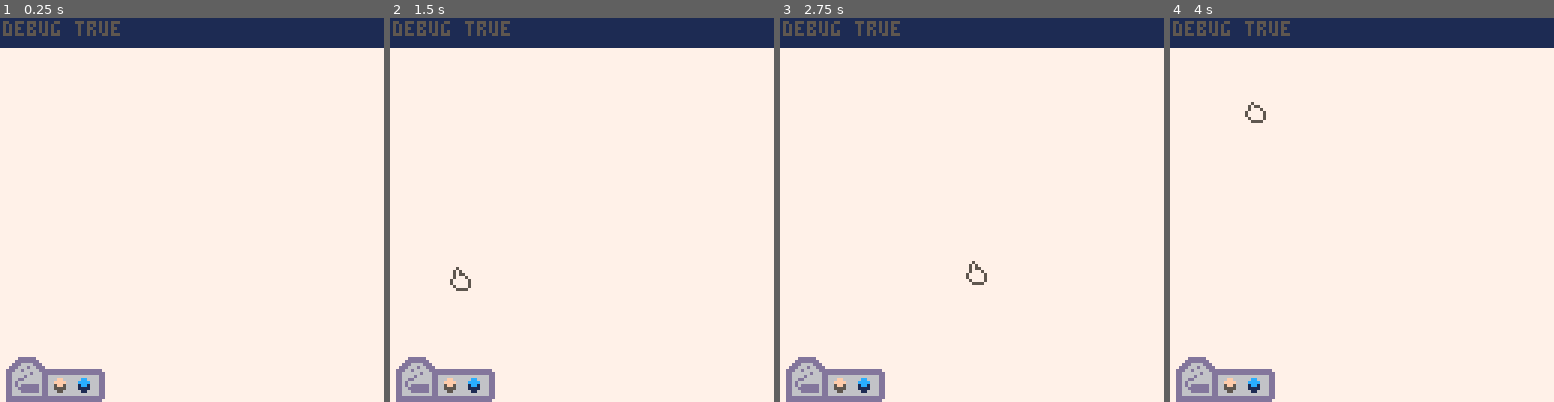
Above: before the commit, frames 1-4 (left to right).
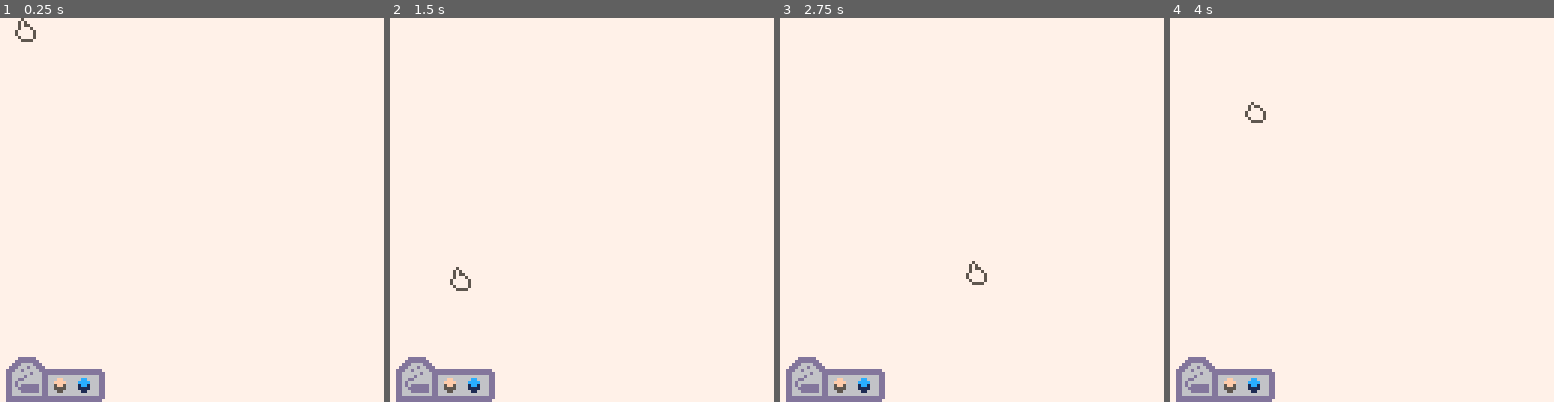
Above: after the commit, the same moments.

Repository: Yakka/eden
Game: PICO-8 cartridge horde.p8
Two runs of this game, one before a commit and one after it. Both use one fixed random seed, a clock stepped at 60 frames per second and the inputs below.
Inputs (mouse positions are in pixels of both pictures, inside the frame that each line leads up to):
- Up to frame 1 (0.25 s): no input
- Up to frame 2 (1.5 s): click (670, 121) at 0.67 s; click (436, 267) at 1.22 s
- Up to frame 3 (2.75 s): click (887, 114) at 1.77 s; click (952, 259) at 2.32 s
- Up to frame 4 (4 s): click (1404, 106) at 2.87 s; click (1465, 256) at 3.42 s; click (1231, 102) at 3.97 s

The runs differ from the first frame. In frame 1, 7.8% of the frame differs, in the area x 0-100%, y 0-8%; in frame 2, 7.8%; in frame 3, 7.8%; in frame 4, 7.8%.

Commit message:
Fixed the tag bug and added indirect grass.

Diff:
--- a/horde.p8
+++ b/horde.p8
@@ -5,7 +5,7 @@
 --bug: passer en tool 3 puis sortir écran rend certaines cases inategnables avec les tools snappés
 --bug: la console merde à afficher plus de deux lignes s'il y a un trou entre deux lignes
 --ascii: http://www.patorjk.com/software/taag/#p=display&h=0&v=0&f=doh&t=grid (font doh)
-
+--todo: refaire une passe sur le nommage
 
 --grid coordinates
 grid = {}
@@ -21,8 +21,9 @@
 mouse_pressed = 48
 mouse_finger = {}
 shift_target_y = -5 --light shift to make the snap more natural
---blocks atlas
+--blocks data
 blocks_atlas = {6, 4}
+blocks_tags = {{"sand"}, {"water"}}
 --tools
 tools_atlas = {0, 16} --1 is to add, 2 is to delete, 0 is nothing
 selected_tool = 0
@@ -46,34 +47,92 @@
 {id_self = 1, --grass id
  id_target = 1, --id of the block where grass grows
  id_neighbours = 2, --id of neighbour blocks
- subtype_neighbours = 0, --id of neighbour's subtype (0 if not required)
+ rule_tags = {"weak", "grass", "direct", "green"}, --tags of this asset
+ required_tags = {"water"}, --tags of its neighbours
  amount_neighbours = 1, --amount of neighbours requiered for grass
  time_to_grow = 1.0,--time in seconds to transform
- priority = 1, --doesn't apply if the current rule has a higher priority
+ priority = 2, --doesn't apply if the current rule has a higher priority
  atlas = 80}--sprite index
+
 big_grass_rule =
 {id_self = 2,
  id_target = 1,
  id_neighbours = 2,
- subtype_neighbours = 0,
+ rule_tags = {"strong", "grass", "direct", "green"},
+ required_tags = {"water"},
  amount_neighbours = 2,
  time_to_grow = 1.0,
- priority = 2,
+ priority = 3,
  atlas = 64}
+
 forest_rule =
 {id_self = 3,
  id_target = 1,
  id_neighbours = 1,
- subtype_neighbours = 2,
+ rule_tags = {"forest", "direct", "green"},
+ required_tags = {"strong", "grass"},
  amount_neighbours = 2,
  time_to_grow = 1.0,
- priority = 3,
+ priority = 4,
  atlas = 96}
-wild_rules = {forest_rule, big_grass_rule, small_grass_rule}
+
+indirect_grass_rule =
+{id_self = 4,
+ id_target = 1,
+ id_neighbours = 1,
+ rule_tags = {"weak", "grass", "green"},
+ required_tags = {"green", "direct"},
+ amount_neighbours = 1,
+ time_to_grow = 2.0,
+ priority = 1,
+ atlas = 80}
+
+wild_rules = {forest_rule, big_grass_rule, small_grass_rule, indirect_grass_rule}
 --debug
-debug = true --if true, we print the console
+debug = false --if true, we print the console
 console_rect = {x1 = 0, y1 = 0, x2 = 128, y2 = 9}
 console = {"debug true"}
+
+--            dddddddd
+--            d::::::d                           tttt
+--            d::::::d                        ttt:::t
+--            d::::::d                        t:::::t
+--            d:::::d                         t:::::t
+--    ddddddddd:::::d   aaaaaaaaaaaaa   ttttttt:::::ttttttt      aaaaaaaaaaaaa
+--  dd::::::::::::::d   a::::::::::::a  t:::::::::::::::::t      a::::::::::::a
+-- d::::::::::::::::d   aaaaaaaaa:::::a t:::::::::::::::::t      aaaaaaaaa:::::a
+--d:::::::ddddd:::::d            a::::a tttttt:::::::tttttt               a::::a
+--d::::::d    d:::::d     aaaaaaa:::::a       t:::::t              aaaaaaa:::::a
+--d:::::d     d:::::d   aa::::::::::::a       t:::::t            aa::::::::::::a
+--d:::::d     d:::::d  a::::aaaa::::::a       t:::::t           a::::aaaa::::::a
+--d:::::d     d:::::d a::::a    a:::::a       t:::::t    tttttta::::a    a:::::a
+--d::::::ddddd::::::dda::::a    a:::::a       t::::::tttt:::::ta::::a    a:::::a
+-- d:::::::::::::::::da:::::aaaa::::::a       tt::::::::::::::ta:::::aaaa::::::a
+--  d:::::::::ddd::::d a::::::::::aa:::a        tt:::::::::::tt a::::::::::aa:::a
+--   ddddddddd   ddddd  aaaaaaaaaa  aaaa          ttttttttttt    aaaaaaaaaa  aaaa
+
+--create a vector
+function _new_vector(x, y)
+ vector = {
+  x = x,
+  y = y
+ }
+ return vector
+end
+-------------------------------------------------------------------------------
+--create a block
+function _new_block(x, y, id)
+ return {
+  x = x,
+  y = y,
+  id = id, --type of block
+  current_subtype = 0,
+  next_subtype = 0,
+  transformation_time = 0.0,
+  subtype_priority = 0,
+  tags = blocks_tags[id]
+ }
+end
 
 
 --  iiii                      iiii           tttt
@@ -140,7 +199,6 @@
 
 function _update()
  local delta_time = time() - last_time
- console[4] = delta_time
  -- updates the blocks
  _transform_blocks(delta_time)
  --update the mouse position
@@ -422,72 +480,6 @@
  return buffer_blocks
 end
 
--------------------------------------------------------------------------------
---test is an amount of neighbours fits with an id and current_subtype condition
-function _pick_neighbours(x, y, amount, id, current_subtype)
- local found = false
- local total = 0 --amount of neighbours found
- for i = 1, #built_blocks do
-  if built_blocks[i].id == id and (current_subtype == 0 or current_subtype == built_blocks[i].current_subtype) then
-   if (built_blocks[i].x == x + grid_size_x / 2 and built_blocks[i].y == y + grid_size_y) then --right neighbour
-    found = true
-   end
-   if (built_blocks[i].x == x - grid_size_x / 2 and built_blocks[i].y == y + grid_size_y) then --left neighbour
-    found = true
-   end
-   if (built_blocks[i].x == x + (grid_size_x / 2) and built_blocks[i].y == y - grid_size_y) then --above neighbour
-    found = true
-   end
-   if (built_blocks[i].x == x - (grid_size_x / 2) and built_blocks[i].y == y - grid_size_y) then--below neighbour
-    found = true
-   end
-   if found then
-    found = false
-    total += 1
-   end
-  end
- end
- return total >= amount
-end
-
--------------------------------------------------------------------------------
---transform all blocks to their next subtype
-function _transform_blocks(delta_time)
- for i = 1, #built_blocks do
-  if built_blocks[i].current_subtype != built_blocks[i].next_subtype then
-   if built_blocks[i].transformation_time <= 0.0 then
-    --console[3] = "transformation of "..i.." from"..built_blocks[i].current_subtype.." to "..built_blocks[i].next_subtype
-    built_blocks[i].current_subtype = built_blocks[i].next_subtype
-   else
-    built_blocks[i].transformation_time -= delta_time
-    --console[2] = "remaining time: "..built_blocks[i].transformation_time.." delta: "..delta_time
-   end
-  end
- end
-end
--------------------------------------------------------------------------------
---create a vector
-function _new_vector(x, y)
- vector = {
-  x = x,
-  y = y
- }
- return vector
-end
--------------------------------------------------------------------------------
---create a block
-function _new_block(x, y, id)
- return {
-  x = x,
-  y = y,
-  id = id, --type of block
-  current_subtype = 0,
-  next_subtype = 0,
-  transformation_time = 0.0,
-  subtype_priority = 0
- }
-end
-
 --   ggggggggg   ggggg aaaaaaaaaaaaa      mmmmmmm    mmmmmmm       eeeeeeeeeeee
 --  g:::::::::ggg::::g a::::::::::::a   mm:::::::m  m:::::::mm   ee::::::::::::ee
 -- g:::::::::::::::::g aaaaaaaaa:::::a m::::::::::mm::::::::::m e::::::eeeee:::::ee
@@ -508,22 +500,83 @@
 --    ggg::::::ggg
 --       gggggg
 
+--test if an amount of neighbours fits with an id and tags condition
+function _pick_neighbours(x, y, amount, id, rule_tags)
+ local found = false
+ local total = 0 --amount of neighbours found
+ for i = 1, #built_blocks do
+  if built_blocks[i].id == id and _test_neighbour_tags(rule_tags, built_blocks[i].tags) then
+   if (built_blocks[i].x == x + grid_size_x / 2 and built_blocks[i].y == y + grid_size_y) then --right neighbour
+    found = true
+   end
+   if (built_blocks[i].x == x - grid_size_x / 2 and built_blocks[i].y == y + grid_size_y) then --left neighbour
+    found = true
+   end
+   if (built_blocks[i].x == x + (grid_size_x / 2) and built_blocks[i].y == y - grid_size_y) then --above neighbour
+    found = true
+   end
+   if (built_blocks[i].x == x - (grid_size_x / 2) and built_blocks[i].y == y - grid_size_y) then--below neighbour
+    found = true
+   end
+   if found then
+    found = false
+    total += 1
+   end
+  end
+ end
+ return total >= amount
+end
+-------------------------------------------------------------------------------
+--tests that a neighbour contains all the tags from a block
+function _test_neighbour_tags(block_tags, neighbour_tags)
+ match = true --we return this value at the end
+ for i = 1, #block_tags do --we try to find the block's tags one per one
+  tag_found = false
+  for y = 1, #neighbour_tags do
+   if block_tags[i] == neighbour_tags[y] then
+    tag_found = true
+   else
+   --nothing
+   end
+  end
+  if tag_found == false then
+   match = false --if the neighbour doesn't contain at least one tag from the block, it's a fail
+  end
+ end
+ return match
+end
+-------------------------------------------------------------------------------
+--transform all blocks to their next subtype
+function _transform_blocks(delta_time)
+ for i = 1, #built_blocks do
+  if built_blocks[i].current_subtype != built_blocks[i].next_subtype then
+   if built_blocks[i].transformation_time <= 0.0 then
+    built_blocks[i].current_subtype = built_blocks[i].next_subtype
+   else
+    built_blocks[i].transformation_time -= delta_time
+   end
+  end
+ end
+end
+-------------------------------------------------------------------------------
 -- apply the rules for all blocks
 function _apply_wild_rule(rule)
  for i = 1, #built_blocks do
   if built_blocks[i].id == rule.id_target then
    --we test if this rule can apply on this block:
-   if _pick_neighbours(built_blocks[i].x, built_blocks[i].y, rule.amount_neighbours, rule.id_neighbours, rule.subtype_neighbours) then
+   if _pick_neighbours(built_blocks[i].x, built_blocks[i].y, rule.amount_neighbours, rule.id_neighbours, rule.required_tags) then
     --if the block isn't already transforming, we apply the rule:
     if built_blocks[i].subtype_priority < rule.priority then
      built_blocks[i].next_subtype = rule.id_self
      built_blocks[i].transformation_time = rule.time_to_grow
      built_blocks[i].subtype_priority = rule.priority
+     built_blocks[i].tags = rule.rule_tags
     end
    end
   end
  end
 end
+
 __gfx__
 990000000000009900000066660000000000000000000000000000ffff0000000000000000000000000000000000000000000000000000000000000000000000
 9000000000000009000066666666000000000000000000000000ffffffff000000000dddddd0000000000dddddd0000000000dddddd0000000000dddddd00000
